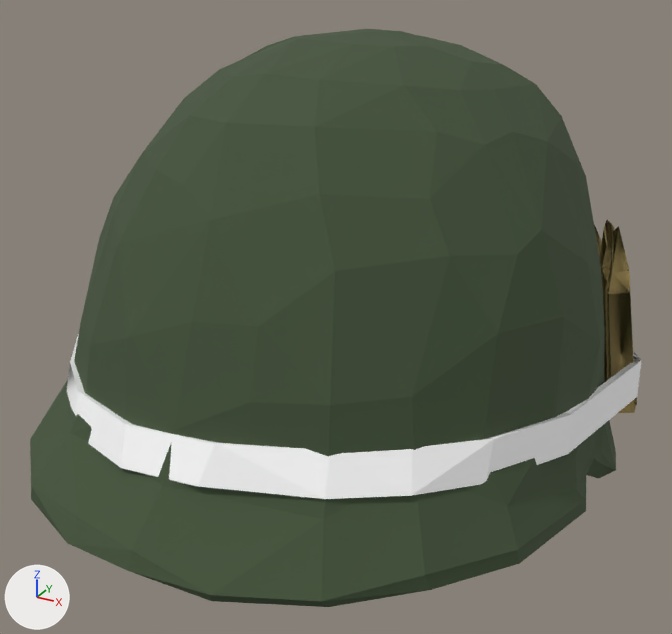
Before and after pictures for a commit that changed the glTF model assets/us/props/helmets/m1_rounds.glb.
Rendered twice from a 50 mm camera at (0.174, -0.331, 0.141) aimed at (-0.002, -0.011, -0.019). Lighting does not change. The marker at lower left points along +X, +Y and +Z. The first picture is the older version. Where no turn or scale is listed for an object, it has been applied to the vertices.

The older version as bpy lines, for what is in view:
```python
mat_webbing = principled_material('Webbing')
mat_webbing.base_color = (1.0, 1.0, 1.0)  # white #ffffff
mat_webbing.roughness = 0.95
me_helmet_rounds_band = bpy.data.meshes.new('helmet_rounds_band')
me_helmet_rounds_band.from_pydata(...)  # 70 vertices, 140 faces; spans x -0.111..0.111, y -0.13..0.143, z -0.041..0.009
me_helmet_rounds_band.materials.append(mat_webbing)  # white #ffffff
me_helmet_rounds_cover = bpy.data.meshes.new('helmet_rounds_cover')
me_helmet_rounds_cover.from_pydata(...)  # 277 vertices, 520 faces; spans x -0.117..0.112, y -0.151..0.153, z -0.071..0.121
me_helmet_rounds_cover.materials.append(mat_erdlcamo)  # dark green #425238
me_helmet_rounds_rounds = bpy.data.meshes.new('helmet_rounds_rounds')
me_helmet_rounds_rounds.from_pydata(...)  # 70 vertices, 120 faces; spans x 0.374..0.4255, y 0.3475..0.4177, z -0.0371..0.0564
me_helmet_rounds_rounds.materials.append(mat_helmbrass)  # yellow #ad975d
ob_helmet_rounds_band = bpy.data.objects.new('helmet_rounds_band', me_helmet_rounds_band)
ob_helmet_rounds_band.location = (0.0028, -0.001, -0.0253)
ob_helmet_rounds_cover = bpy.data.objects.new('helmet_rounds_cover', me_helmet_rounds_cover)
ob_helmet_rounds_cover.location = (0.0028, -0.001, -0.0253)
ob_helmet_rounds_rounds = bpy.data.objects.new('helmet_rounds_rounds', me_helmet_rounds_rounds)
ob_helmet_rounds_rounds.location = (-0.3113, -0.2908, -0.0427)
```
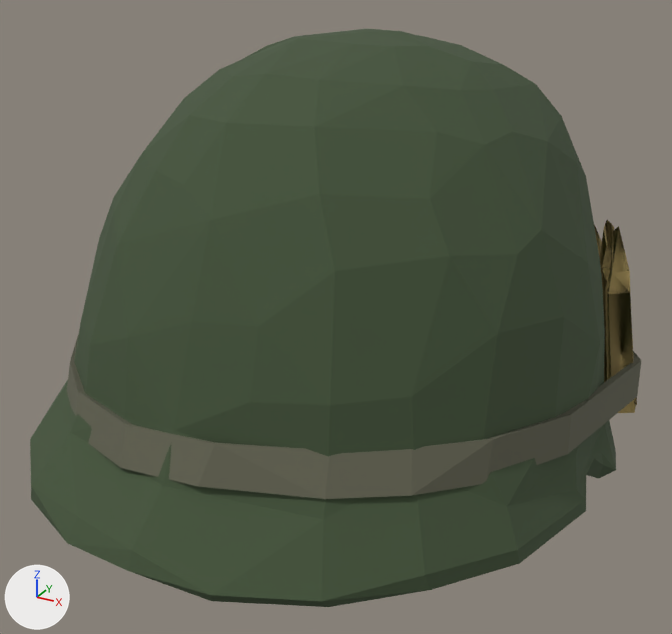
Pixel boxes [x1, y1, x2, y2] of what changed, in the pictures (672 x 634 px):
'helmet_rounds_band', recoloured (darker): [67, 334, 641, 499] in both

The change in detail:
Material 'Webbing' (mat_webbing) changes colour from white #ffffff to dark yellow #626250; in linear values from (1.0, 1.0, 1.0) to (0.121, 0.121, 0.081).
